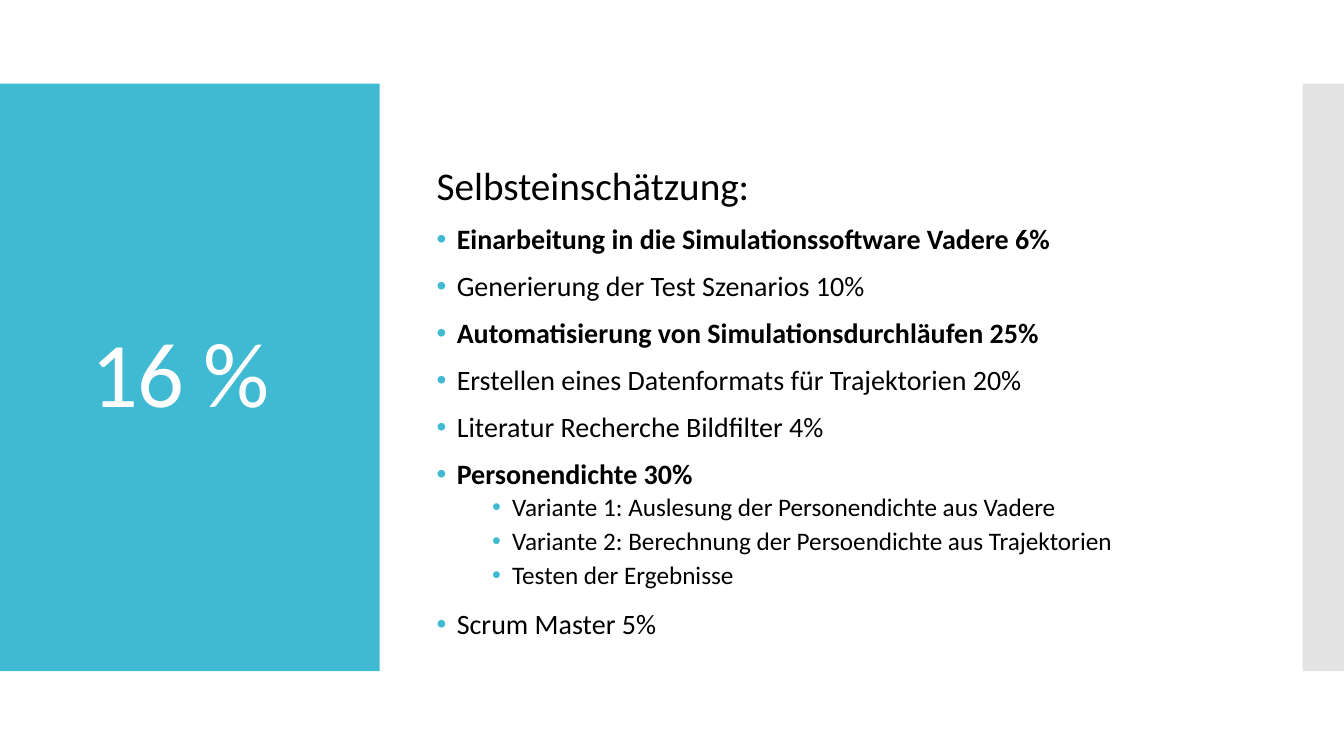
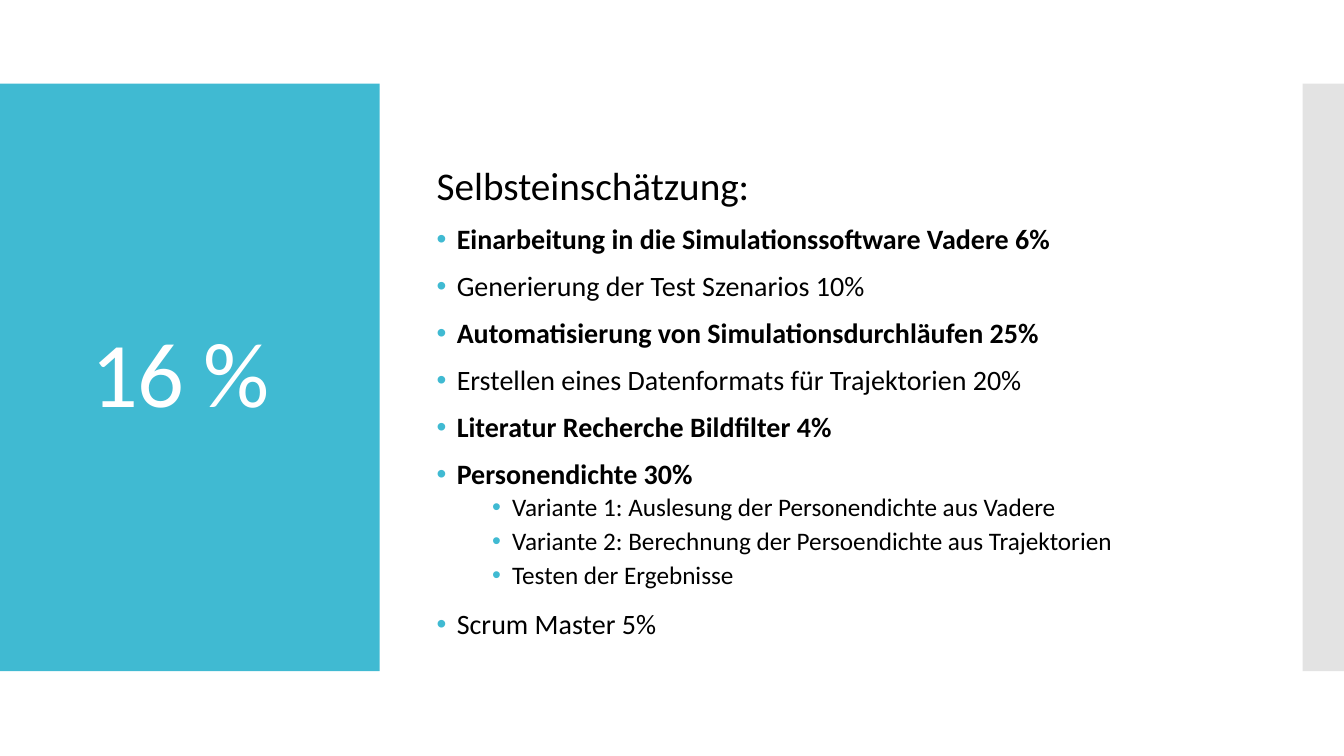
Before and after one commit to Datagroup-ModSim/ModSim17-data-generation-filters, a slide deck: slide 29 of presentations/Datenerzeugung und Datenanalyse_Sprint1_formatiert.pptx. Drawn at 1344x756 pixels with LibreOffice and Linux fonts; fonts in the diff are those of the drawing. Boxes give left, top, right and bottom in pixels: in the first picture for what was removed or moved away, otherwise in the second. Text is boxed around its words. In the diff, an @@ line names an element or a change of style, - is before the commit and + after.

```diff
--- a/presentations/Datenerzeugung und Datenanalyse_Sprint1_formatiert.pptx
+++ b/presentations/Datenerzeugung und Datenanalyse_Sprint1_formatiert.pptx
@@ text at [457, 417, 832, 438]: bold on in "Literatur Recherche Bildfilter 4%" @@
```
Also in this commit, not shown: 3 other slides changed.
